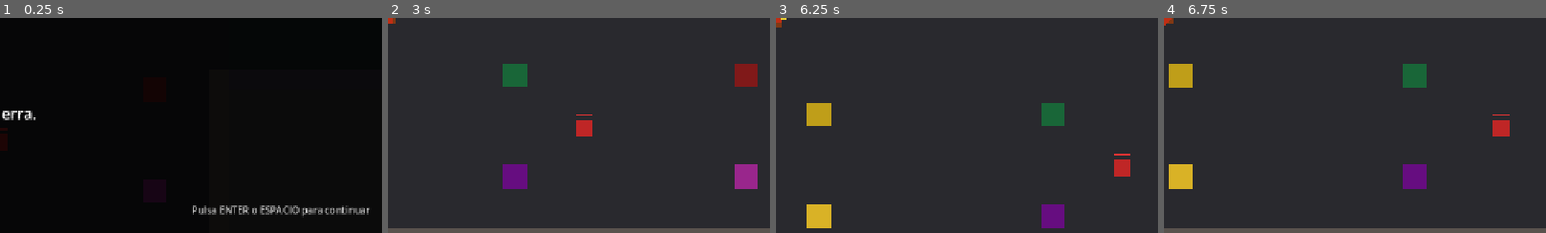
Above: before the commit, frames 1-4 (left to right).
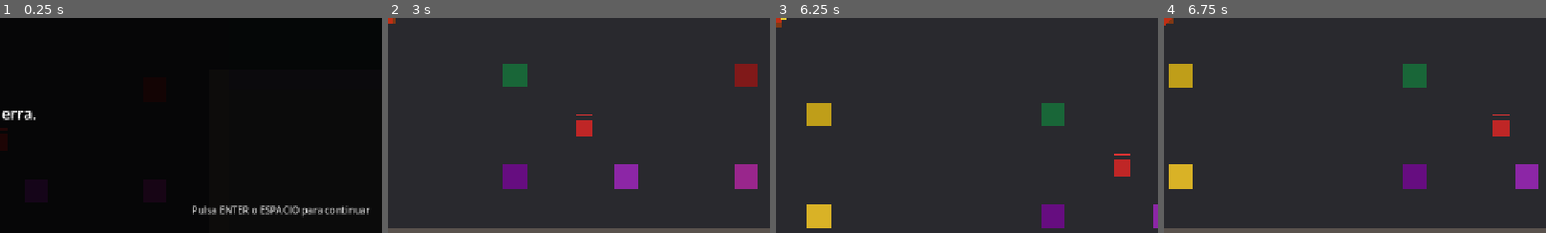
Above: after the commit, the same moments.

Repository: thejowe/ninjex
Game: Godot game, scene res://scenes/main/main.tscn
Two runs of this game, one before a commit and one after it. Both use one fixed random seed, a clock stepped at 60 frames per second and the inputs below.
Inputs (mouse positions are % of the whole screen's width and height, from its top left):
- Up to frame 1 (0.25 s): no input
- Up to frame 2 (3 s): tap Enter (ui_accept) at 0.5, 0.77, 1.25, 1.52, 2 s; move the mouse to (72, 45) at 0.52 s; hold D (move_right) 0.53-1.28 s; tap T (apostar_alto) at 0.6 s; move the mouse to (30, 55) at 1.27 s; hold S (move_down) 1.28-2.03 s; tap B (apostar_bajo) at 1.35 s; move the mouse to (60, 28) at 2.02 s; hold D (move_right) 2.03-2.75 s; tap - (apuesta_bajar) at 2.1 s; click "1. Fuego" at 2.75 s
- Up to frame 3 (6.25 s): move the mouse to (45, 70) at 3.52 s; hold W (move_up) 3.53-4.28 s; tap = (apuesta_subir) at 3.6 s; tap Enter (ui_accept) at 3.77, 4.52, 5.27 s; move the mouse to (80, 65) at 4.27 s; hold A (move_left) 4.28-5.78 s; click (80, 65) at 4.35 s; move the mouse to (20, 35) at 5.02 s; right-click (20, 35) at 5.1 s; move the mouse to (55, 50) at 5.77 s; hold S (move_down) from 5.78 s (still down); tap X (brindis_taberna) at 5.85 s
- Up to frame 4 (6.75 s): move the mouse to (35, 25) at 6.52 s; release S (move_down) at 6.53 s; hold D (move_right) from 6.53 s (still down); tap C (cambiar_dinero) at 6.6 s
The pictures show only the part of the screen within x 50-100%, y 50-100%; the shares and areas given below are measured in that part.

The runs differ from the first frame. In frame 2, 0.7% of the frame differs, in the area x 59-66%, y 68-80%; in frame 3, 0.1%; in frame 4, 0.7%.

Commit message:
Coloca la Tienda de Pergaminos en el Muelle Alto y añade su tecla (H6)

Diff:
--- a/project.godot
+++ b/project.godot
@@ -187,6 +187,11 @@
 "events": [Object(InputEventKey,"resource_local_to_scene":false,"resource_name":"","device":-1,"window_id":0,"alt_press …(191 unchanged characters)…
 ]
 }
+comprar_pergamino={
+"deadzone": 0.2,
+"events": [Object(InputEventKey,"resource_local_to_scene":false,"resource_name":"","device":-1,"window_id":0,"alt_pressed":false,"shift_pressed":false,"ctrl_pressed":false,"meta_pressed":false,"pressed":false,"keycode":0,"physical_keycode":48,"key_label":0,"unicode":48,"location":0,"echo":false,"script":null)
+]
+}
 trampa_dados={
 "deadzone": 0.2,
 "events": [Object(InputEventKey,"resource_local_to_scene":false,"resource_name":"","device":-1,"window_id":0,"alt_press …(191 unchanged characters)…
--- a/scenes/world/test_room/test_room.tscn
+++ b/scenes/world/test_room/test_room.tscn
@@ -8,6 +8,7 @@
 [ext_resource type="PackedScene" path="res://scenes/economy/ruleta.tscn" id="6_ruleta"]
 [ext_resource type="PackedScene" path="res://scenes/economy/cartas_selladas.tscn" id="7_cartas_selladas"]
 [ext_resource type="PackedScene" path="res://scenes/economy/peleas_sotano.tscn" id="8_peleas_sotano"]
+[ext_resource type="PackedScene" path="res://scenes/economy/tienda_pergaminos.tscn" id="9_tienda_pergaminos"]
 
 [sub_resource type="RectangleShape2D" id="RectangleShape2D_wall_horizontal"]
 size = Vector2(1024, 32)
@@ -151,3 +152,6 @@
 
 [node name="PeleasSotano" parent="Casino" instance=ExtResource("8_peleas_sotano")]
 position = Vector2(900, 480)
+
+[node name="TiendaPergaminos" parent="Casino" instance=ExtResource("9_tienda_pergaminos")]
+position = Vector2(700, 650)
Not shown: 1 places in scenes/world/test_room/test_room.tscn that only renumber resources
